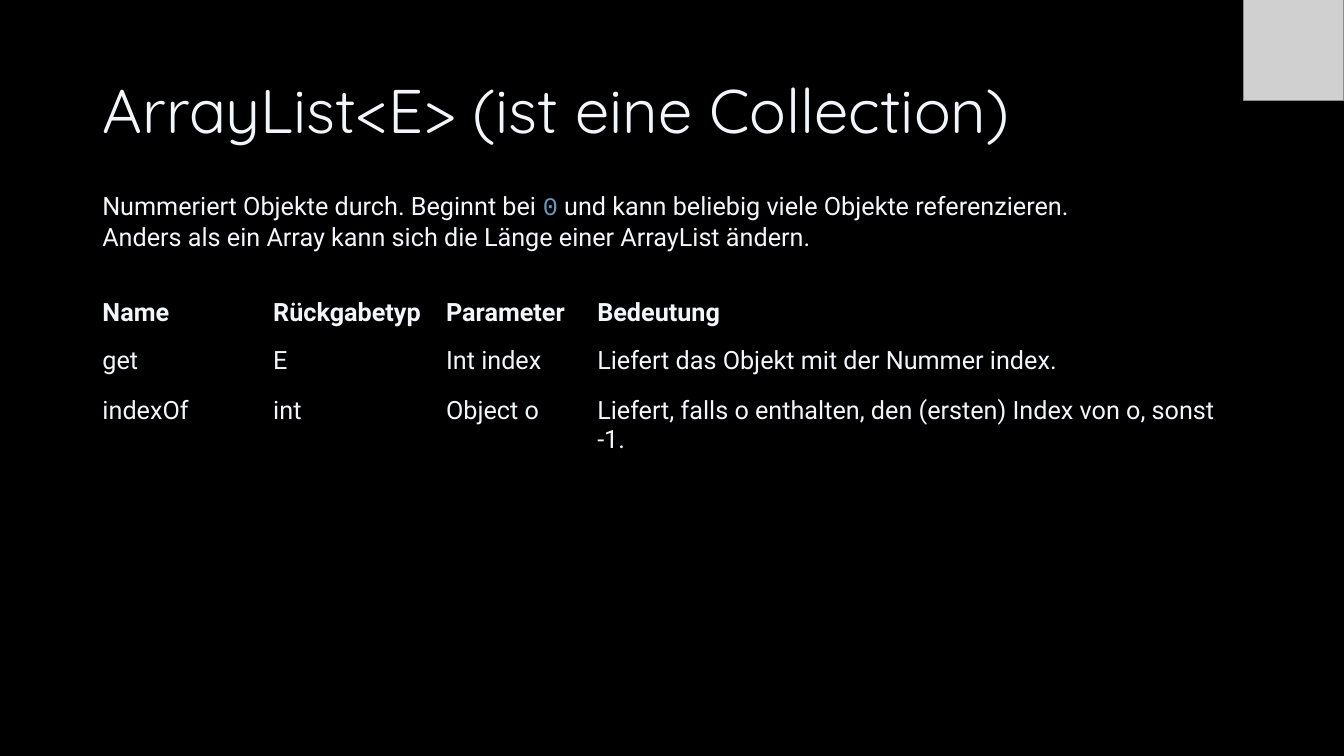
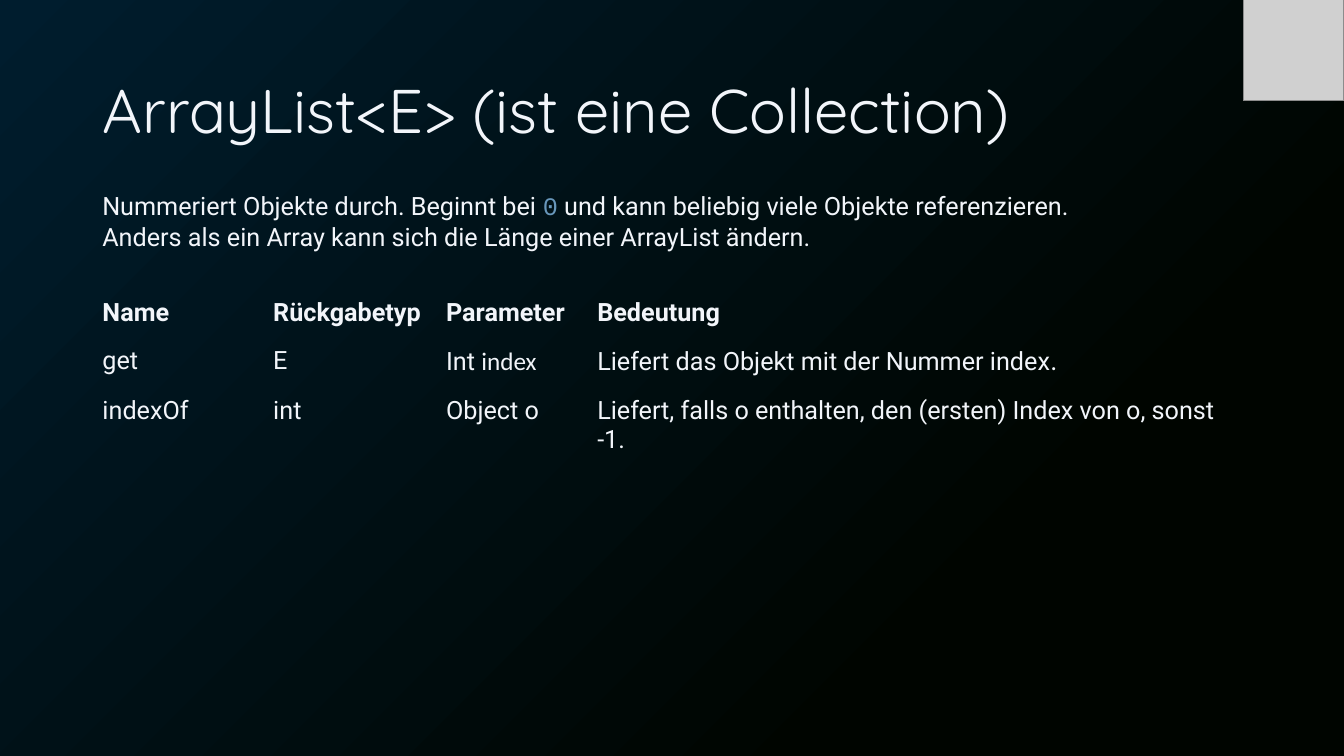
Before and after one commit to Cactusroot/Java, a slide deck: slide 96 of src/Java.pptx. Drawn at 1344x756 pixels with LibreOffice and Linux fonts; fonts in the diff are those of the drawing; grey boxes stand for pictures. Boxes give left, top, right and bottom in pixels: in the first picture for what was removed or moved away, otherwise in the second. Text is boxed around its words. In the diff, an @@ line names an element or a change of style, - is before the commit and + after.

```diff
--- a/src/Java.pptx
+++ b/src/Java.pptx
@@ background #000000 to gradient #001D2E to #000500 @@
@@ table at (93,293,1252,484) @@
@@ font Roboto to Calibri in "index", "index." @@
```
Also in this commit, not shown: 108 other slides changed, 4 slides added, 1 slide removed, 1 other file.
